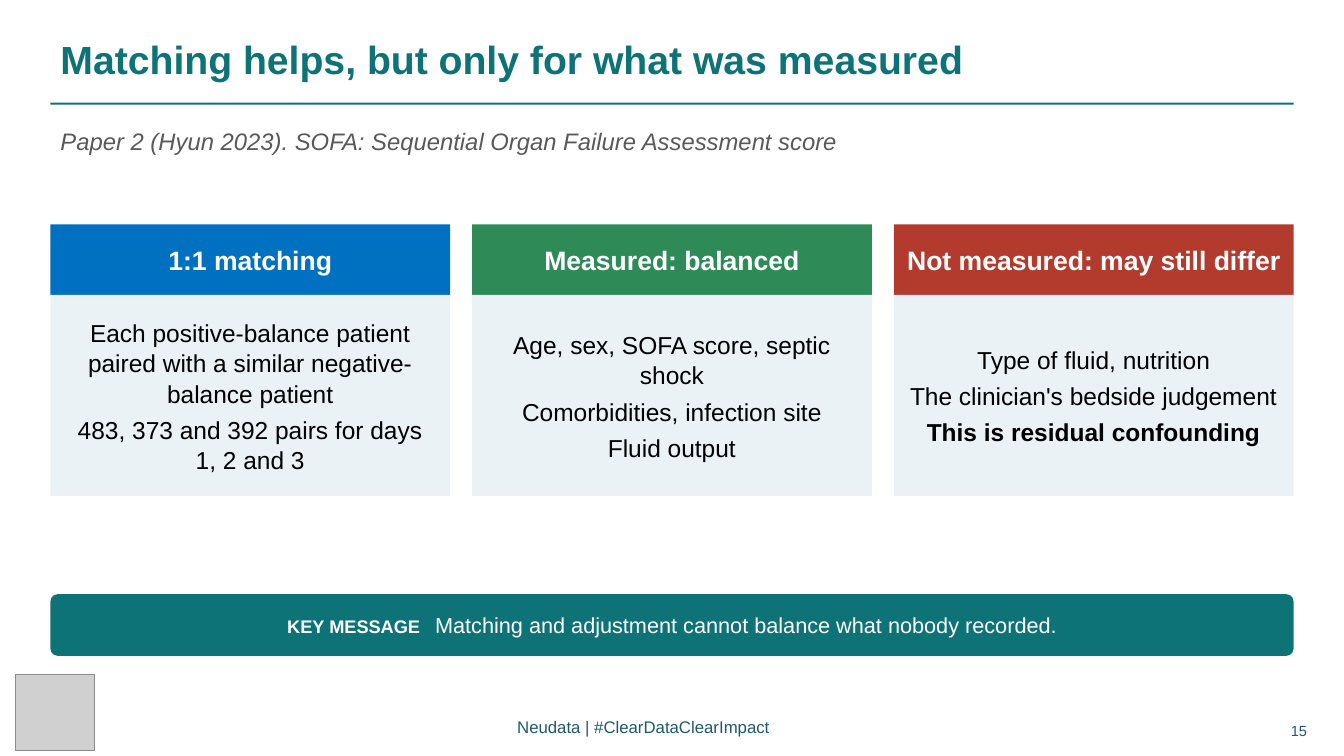
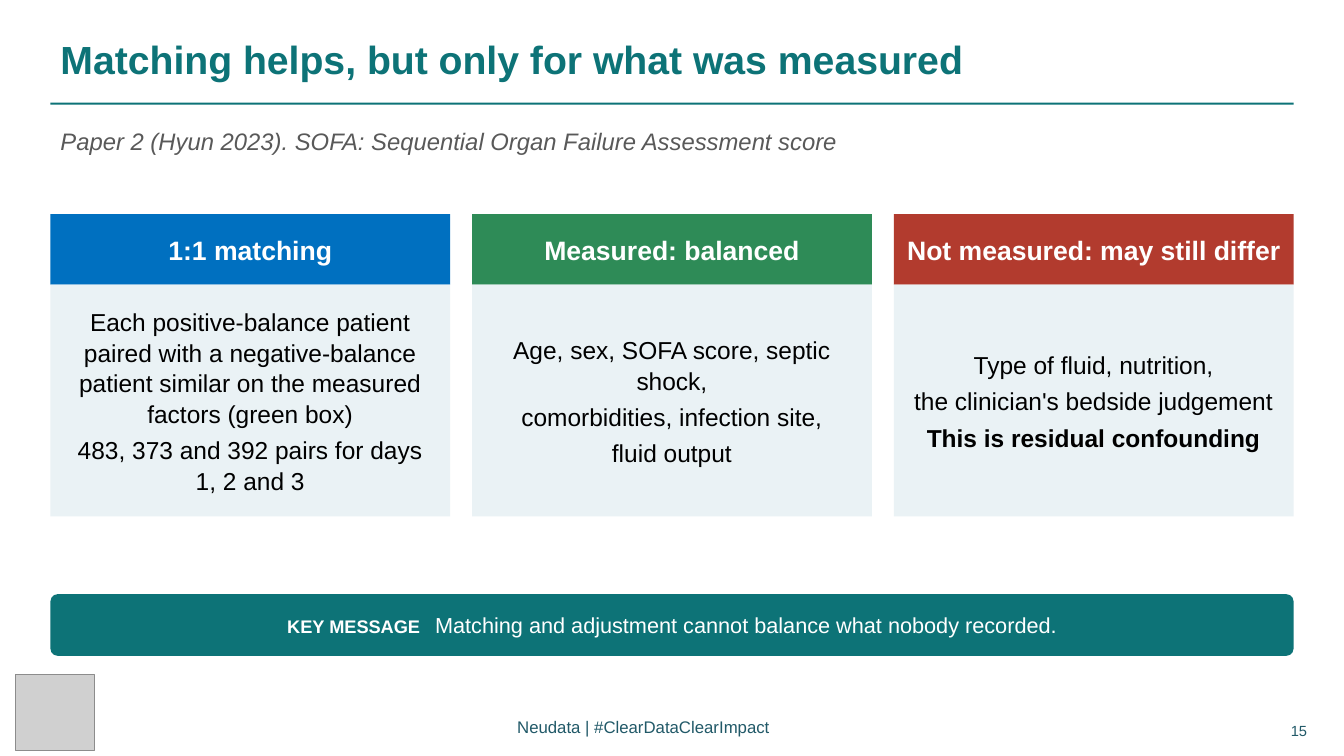
Before and after one commit to neu-data/FoundationsofClinicalResearch, a slide deck: slide 15 of en/files/slides/Session_4_EN.pptx. Drawn at 1344x756 pixels with LibreOffice and Linux fonts; fonts in the diff are those of the drawing; grey boxes stand for pictures. Boxes give left, top, right and bottom in pixels: in the first picture for what was removed or moved away, otherwise in the second. Text is boxed around its words. In the diff, an @@ line names an element or a change of style, - is before the commit and + after.

```diff
--- a/en/files/slides/Session_4_EN.pptx
+++ b/en/files/slides/Session_4_EN.pptx
@@ 3 rectangles moved together from (x1=50, y1=225, x2=1295, y2=295) to (x1=50, y1=214, x2=1295, y2=284) @@
@@ rectangle "Each positive-balance patient paired with ..." resized from (x1=50, y1=295, x2=451, y2=496) to (x1=50, y1=284, x2=451, y2=516) @@
@@ rectangle "Age, sex, SOFA score, septic ..." resized from (x1=472, y1=295, x2=872, y2=496) to (x1=472, y1=284, x2=872, y2=516) @@
@@ rectangle "Type of fluid, nutrition," resized from (x1=894, y1=295, x2=1295, y2=496) to (x1=894, y1=284, x2=1295, y2=516) @@
@@ text in rectangle at (x1=79, y1=313, x2=421, y2=428): text changed @@
-Each positive-balance patient paired with a similar negative-balance patient
+Each positive-balance patient paired with a negative-balance patient similar on the measured factors (green box)
@@ text in rectangle at (x1=513, y1=341, x2=830, y2=467): text changed @@
-Age, sex, SOFA score, septic shock
-Comorbidities, infection site
-Fluid output
+Age, sex, SOFA score, septic shock,
+comorbidities, infection site,
+fluid output
@@ text in rectangle at (x1=914, y1=356, x2=1272, y2=415): text changed @@
-Type of fluid, nutrition
-The clinician's bedside judgement
+Type of fluid, nutrition,
+the clinician's bedside judgement
```
Also in this commit, not shown: 17 other slides changed, 2 slides added, 44 other files.
